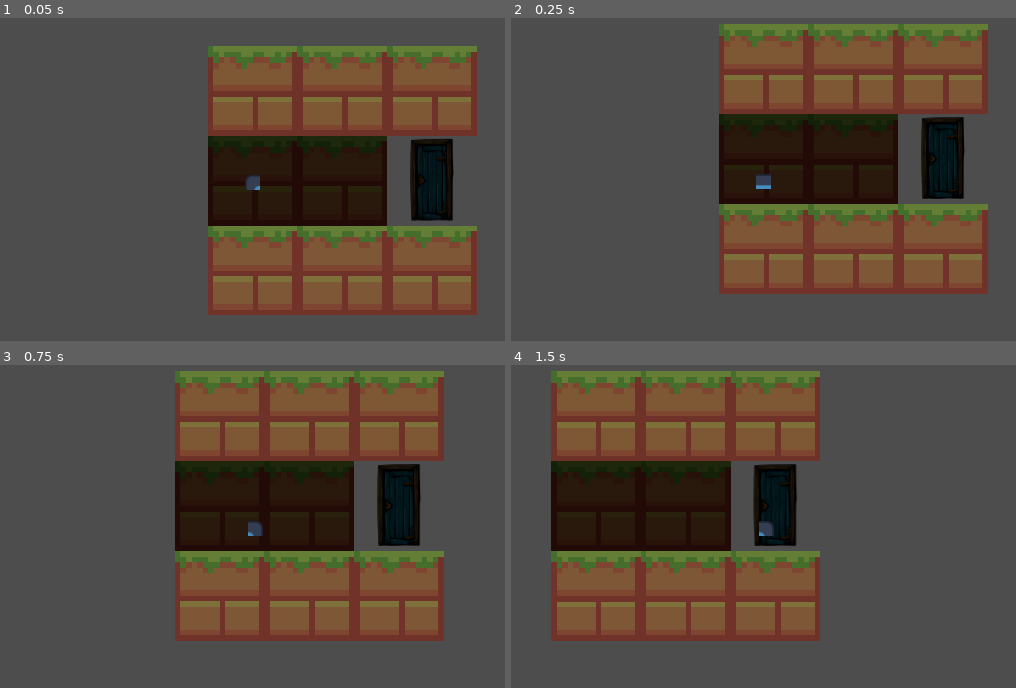
Above: before the commit, frames 1-4 (two rows, left to right).
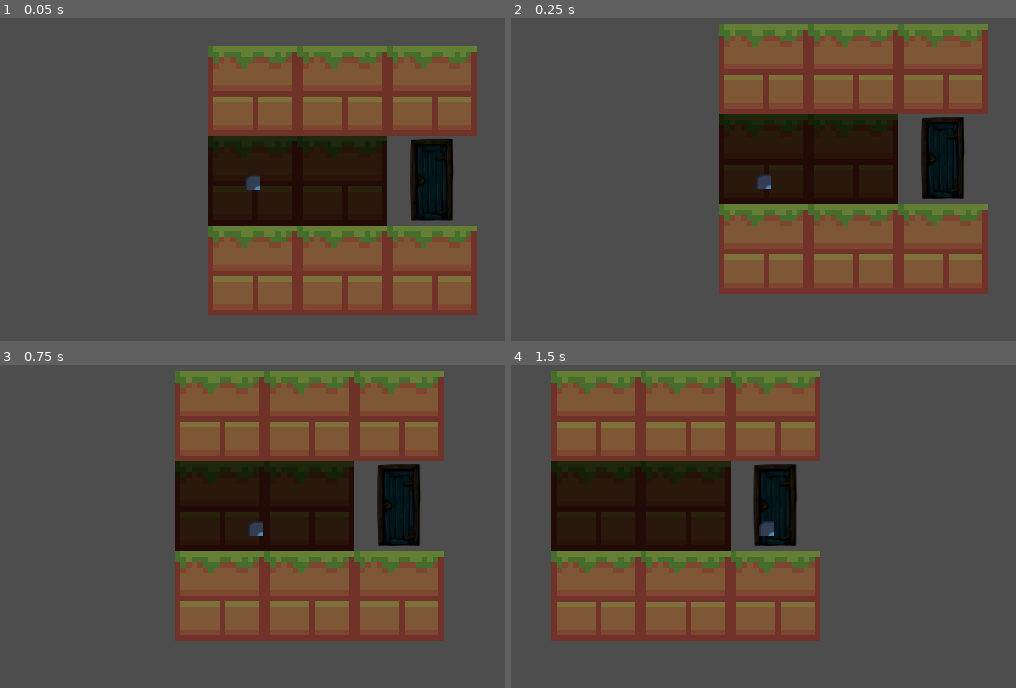
Above: after the commit, the same moments.

Repository: MagnusLucas/Fez-like
Game: Godot game, scene res://game.tscn
Same seed, same stepped clock (60 frames per second), same inputs: the game is played once before the commit and once after it. The engine's default icon, where the game draws it, is replaced by a stand-in: a white triangle on a blue panel in a dark square.
Inputs:
- Up to frame 1 (0.05 s): no input
- Up to frame 2 (0.25 s): no input
- Up to frame 3 (0.75 s): tap Enter at 0.5 s; hold D (go_right) from 0.53 s (still down)
- Up to frame 4 (1.5 s): tap Space (jump) at 0.77 s; release D (go_right) at 1.28 s; hold S (rotate_down) from 1.28 s (still down)

Frame 1 is identical in both runs. In frame 2, less than 0.1% of the frame differs, in the area x 48-52%, y 48-53%; in frame 3, less than 0.1%, in the area x 49-53%, y 48-53%; in frame 4, less than 0.1%.

Commit message:
Fixed updating animation

Diff:
--- a/player.gd
+++ b/player.gd
@@ -23,9 +23,10 @@
 		velocity += basis.y * JUMP_STRENGTH
 
 	_update_facing_direction()
-	_update_animation(previous_velocity)
 
 	move_and_slide()
+
+	_update_animation(previous_velocity)
 
 
 
@@ -52,7 +53,8 @@
 
 	# if not is on floor - look for floor
 	# if is on floor - look if view obstructed, keep on floor
-	if mesh_id != map.INVALID_CELL_ITEM:
+	const EMPTY_CELL_ID : int = map.INVALID_CELL_ITEM
+	if mesh_id != EMPTY_CELL_ID:
 		var item_name : String = map.mesh_library.get_item_name(mesh_id)
 		if !is_on_floor() and item_name == "Wall":
 			return
